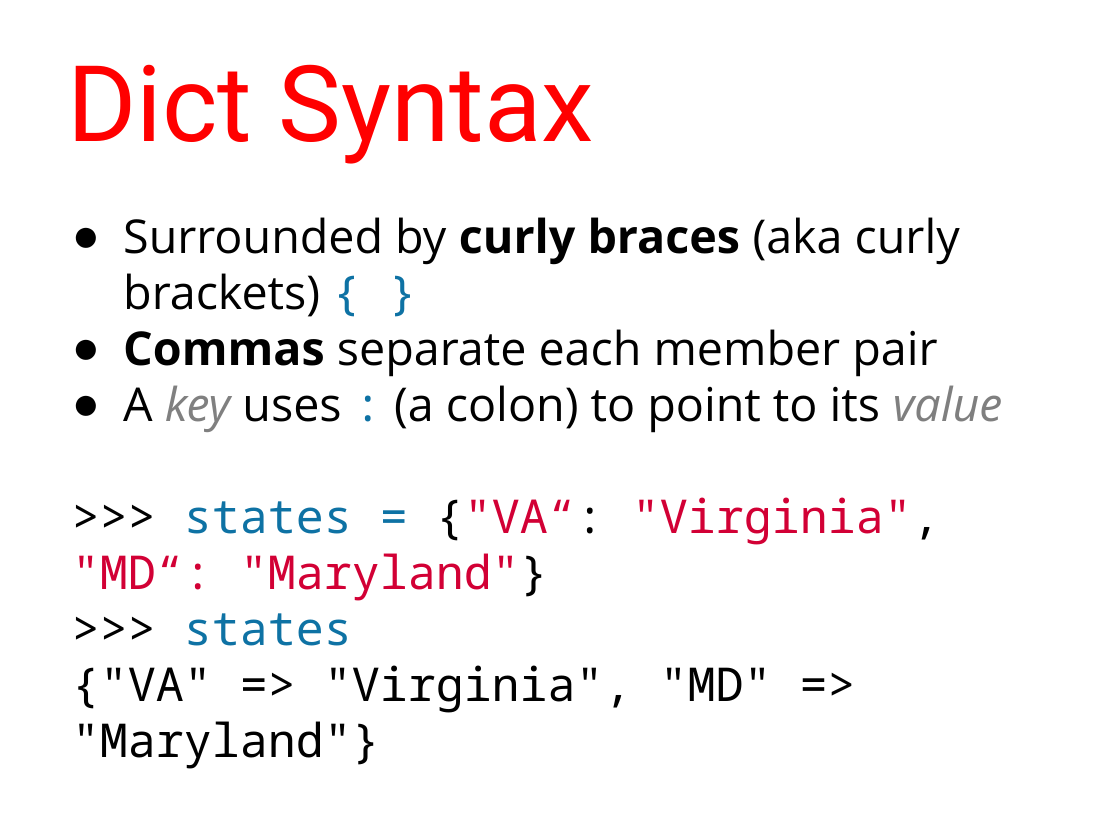
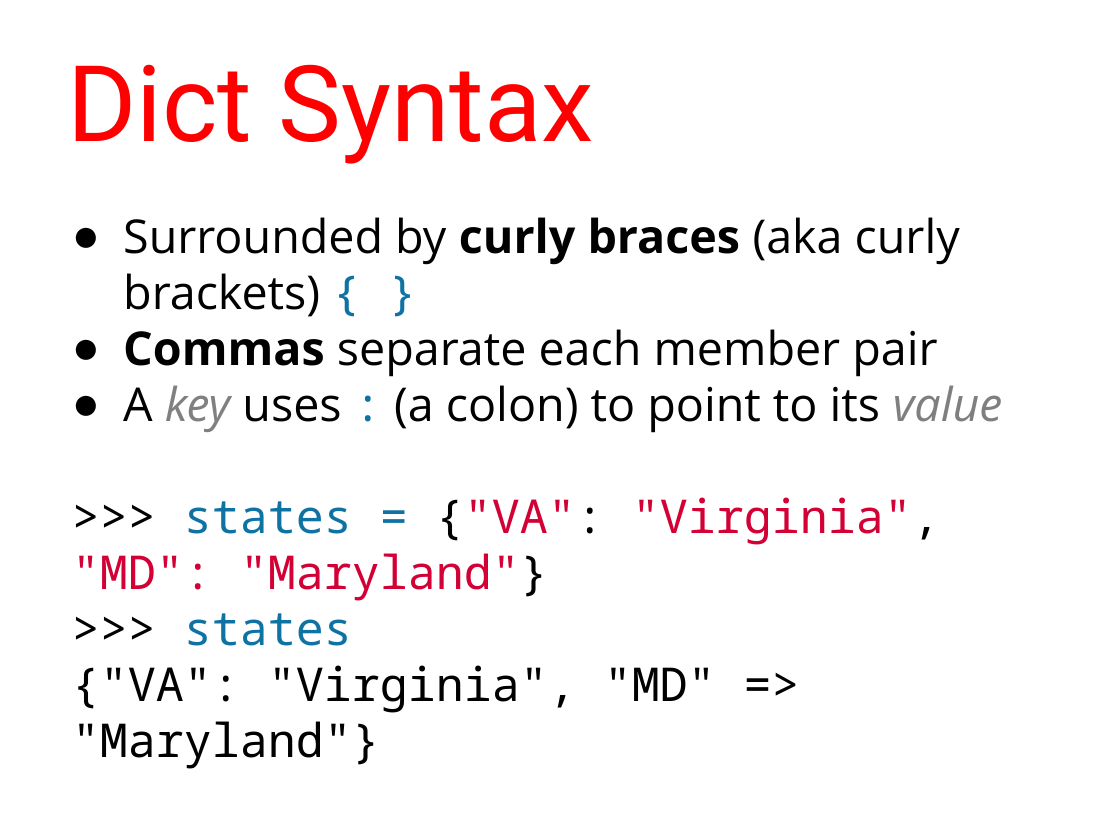
Before and after one commit to humanitiesprogramming/slides, a slide deck: slide 54 of 2017/python/Python Programming Concepts I.pptx (slide 53 before the commit). Drawn at 1120x840 pixels with LibreOffice and Linux fonts; fonts in the diff are those of the drawing. Boxes give left, top, right and bottom in pixels: in the first picture for what was removed or moved away, otherwise in the second. Text is boxed around its words. In the diff, an @@ line names an element or a change of style, - is before the commit and + after.

```diff
--- a/2017/python/Python Programming Concepts I.pptx
+++ b/2017/python/Python Programming Concepts I.pptx
@@ text at [72, 497, 940, 601]: text changed @@
->>> states = {"VA“: "Virginia", "MD“: "Maryland"}
+>>> states = {"VA": "Virginia", "MD": "Maryland"}
@@ text at [72, 665, 716, 769]: text changed @@
-{"VA" => "Virginia", "MD" => "Maryland"}
+{"VA": "Virginia", "MD" => "Maryland"}
```
Also in this commit, not shown: 15 other slides changed, 1 slide added, 2 other files.
